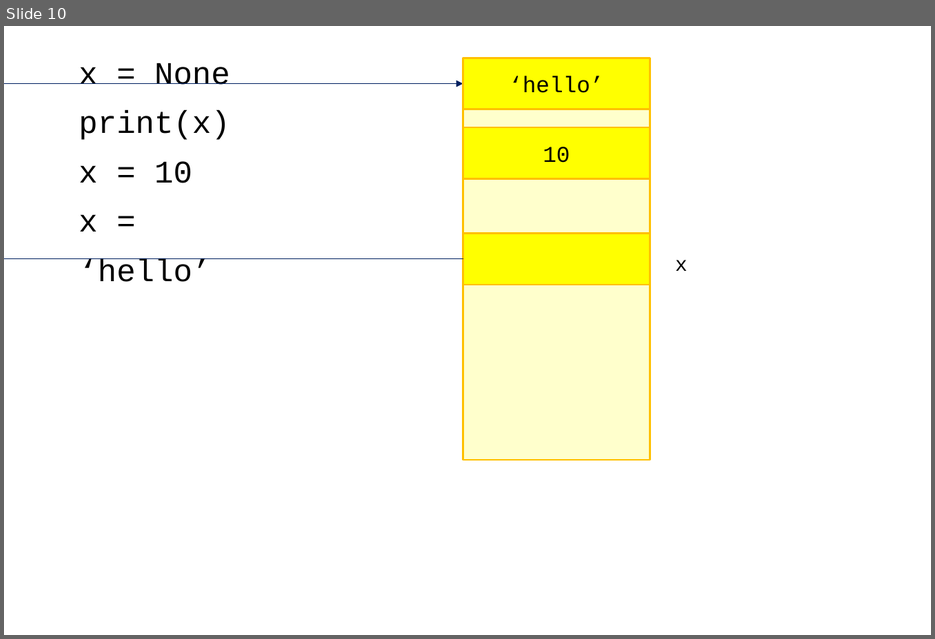
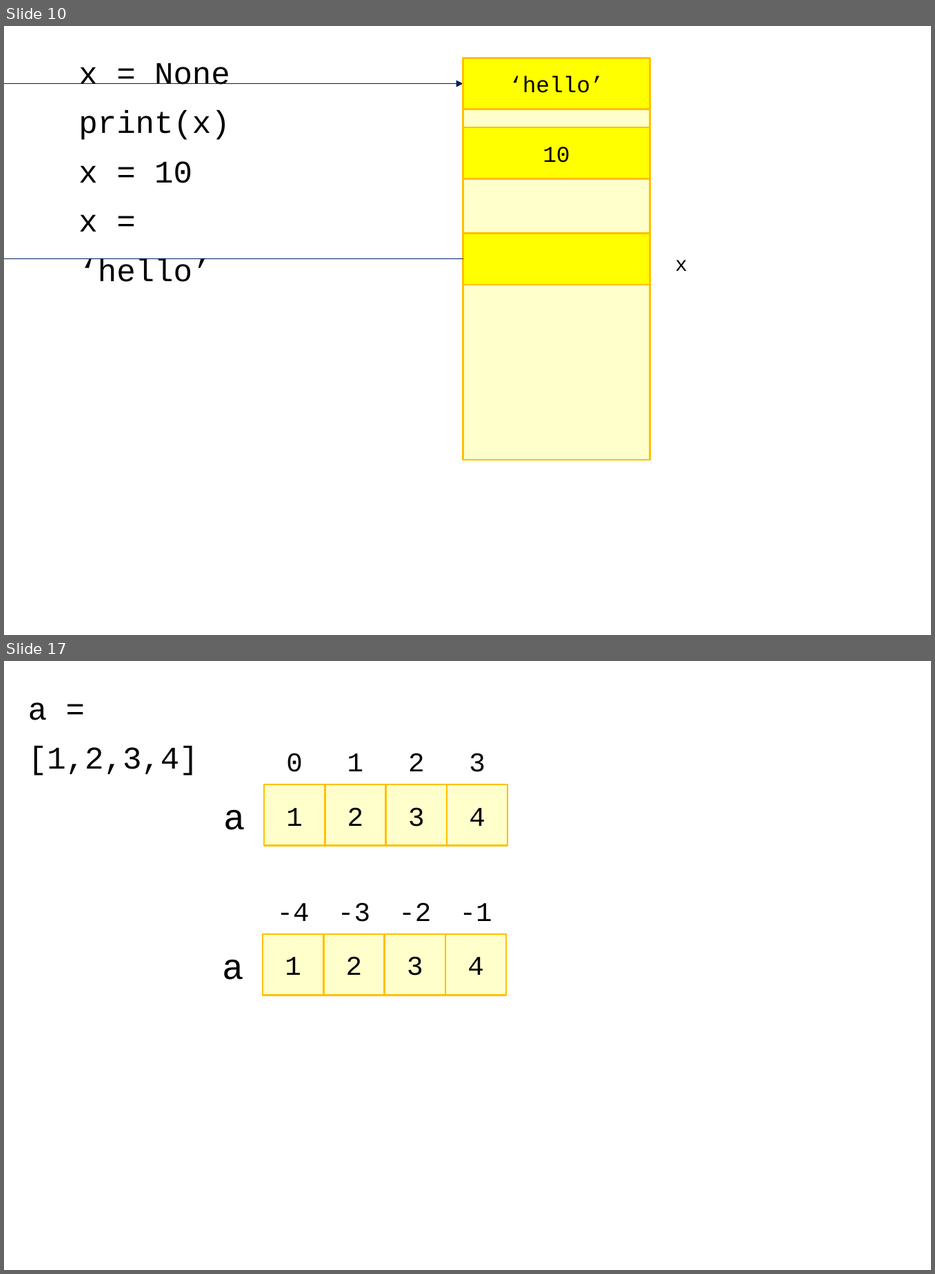
Before and after one commit to imguru-mooc/python, a slide deck: python_판서.pptx. Shown one above the other, each under a label of ours: slide 10 before the commit, slides 10 and 17 after it; the slides between them are not shown. The pictures are 935x639 and 935x1274 pixels, drawn with LibreOffice and Linux fonts; fonts in the diff are those of the drawing. Boxes give left, top, right and bottom in pixels: in the first picture for what was removed or moved away, otherwise in the second. Text is boxed around its words. In the diff, an @@ line names an element or a change of style, - is before the commit and + after.

```diff
--- a/python_판서.pptx
+++ b/python_판서.pptx
@@ slide 17 added at (4,661,931,1270), background #FFFFFF @@
@@ text added at (28,702,199,776), 28 pt, text #000000 @@
+a = [1,2,3,4]
@@ text added at (286,753,303,772), 24 pt, text #000000 @@
+0
@@ text added at (348,753,364,771), 24 pt, text #000000 @@
+1
@@ text added at (408,753,425,771), 24 pt, text #000000 @@
+2
@@ text added at (469,753,486,772), 24 pt, text #000000 @@
+3
@@ rectangle added at (264,785,325,845), fill #FFFFCC, outline #FFC000 1.5 pt, 24 pt, text #000000 @@
+1
@@ rectangle added at (325,785,386,845), fill #FFFFCC, outline #FFC000 1.5 pt, 24 pt, text #000000 @@
+2
@@ rectangle added at (386,785,446,845), fill #FFFFCC, outline #FFC000 1.5 pt, 24 pt, text #000000 @@
+3
@@ rectangle added at (446,785,508,845), fill #FFFFCC, outline #FFC000 1.5 pt, 24 pt, text #000000 @@
+4
@@ text added at (223,810,245,830), 32 pt, text #000000 @@
+a
@@ text added at (277,903,310,921), 24 pt, text #000000 @@
+-4
@@ text added at (338,902,370,922), 24 pt, text #000000 @@
+-3
@@ text added at (399,902,431,921), 24 pt, text #000000 @@
+-2
@@ text added at (460,903,493,921), 24 pt, text #000000 @@
+-1
@@ rectangle added at (263,934,324,995), fill #FFFFCC, outline #FFC000 1.5 pt, 24 pt, text #000000 @@
+1
@@ rectangle added at (324,934,385,995), fill #FFFFCC, outline #FFC000 1.5 pt, 24 pt, text #000000 @@
+2
@@ rectangle added at (385,934,446,995), fill #FFFFCC, outline #FFC000 1.5 pt, 24 pt, text #000000 @@
+3
@@ rectangle added at (446,934,506,995), fill #FFFFCC, outline #FFC000 1.5 pt, 24 pt, text #000000 @@
+4
@@ text added at (222,960,243,980), 32 pt, text #000000 @@
+a
```
Also in this commit, not shown: 32 other slides added, 1 other file.
